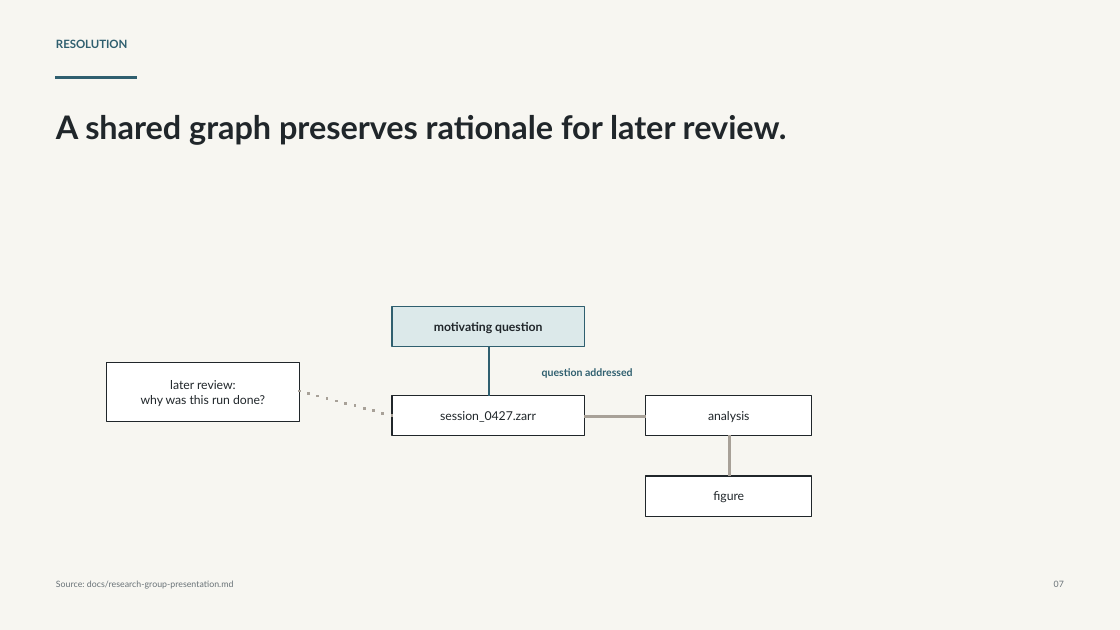
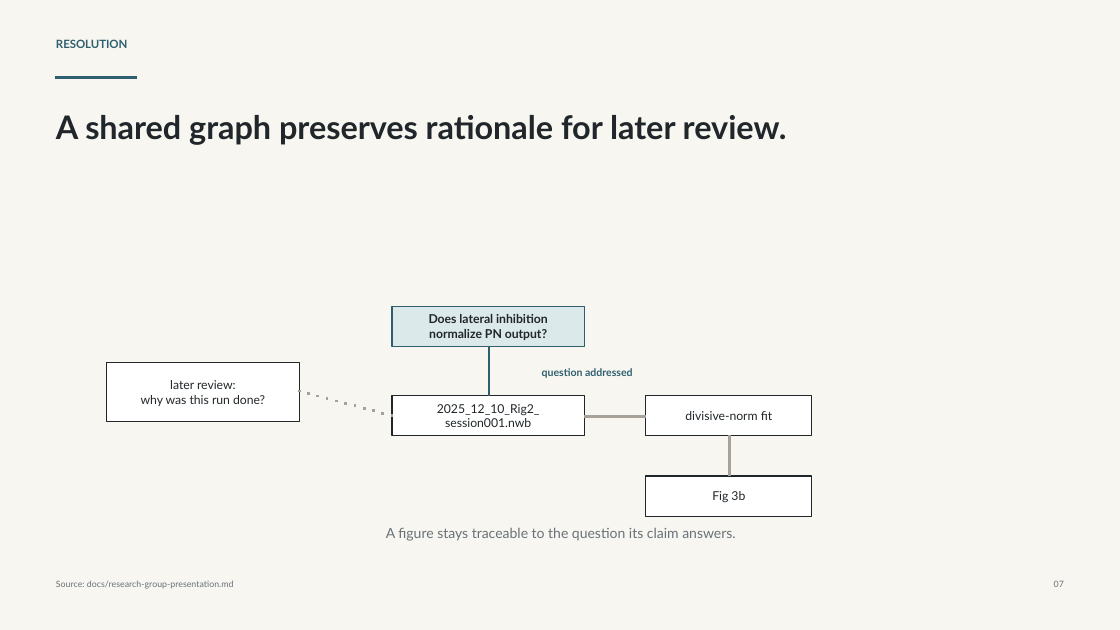
Before and after one commit to SamuelBrudner/lab-tracker, a slide deck: slide 7 of outputs/019e93bf-5861-7ba2-af6a-d3677b8793cd/presentations/lab-tracker-research-group/output/lab-tracker-research-group-presentation.pptx. Drawn at 1120x630 pixels with LibreOffice and Linux fonts; fonts in the diff are those of the drawing. Boxes give left, top, right and bottom in pixels: in the first picture for what was removed or moved away, otherwise in the second. Text is boxed around its words. In the diff, an @@ line names an element or a change of style, - is before the commit and + after.

```diff
--- a/outputs/019e93bf-5861-7ba2-af6a-d3677b8793cd/presentations/lab-tracker-research-group/output/lab-tracker-research-group-presentation.pptx
+++ b/outputs/019e93bf-5861-7ba2-af6a-d3677b8793cd/presentations/lab-tracker-research-group/output/lab-tracker-research-group-presentation.pptx
@@ text at (429,314,548,340): text changed @@
-motivating question
+Does lateral inhibition
+normalize PN output?
@@ text at (437,404,540,427): text changed @@
-session_0427.zarr
+2025_12_10_Rig2_
+session001.nwb
@@ text at (685,411,772,420): text changed @@
-analysis
+divisive-norm fit
@@ text at (712,491,745,502): text changed @@
-figure
+Fig 3b
@@ text added at (386,527,735,541), 12 pt, text #697277 @@
+A figure stays traceable to the question its claim answers.
```
Also in this commit, not shown: 11 other slides changed, 2 slides removed, 3 other files.
